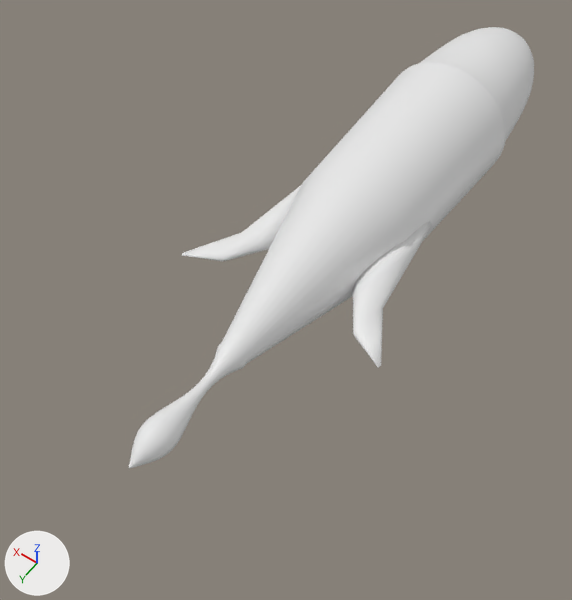
The glTF model frontend/public/fish211.glb, before and after one commit.
One viewpoint serves both versions: a 50 mm camera at (-4.56, 5.05, 9.93) aimed at (0.26, -1.7, -0.68). Arrows for +X, +Y and +Z are at lower left; the lights stay in place. The older version comes first. Vertices at exactly the same position are counted once.

The first picture shows 'Fish'.
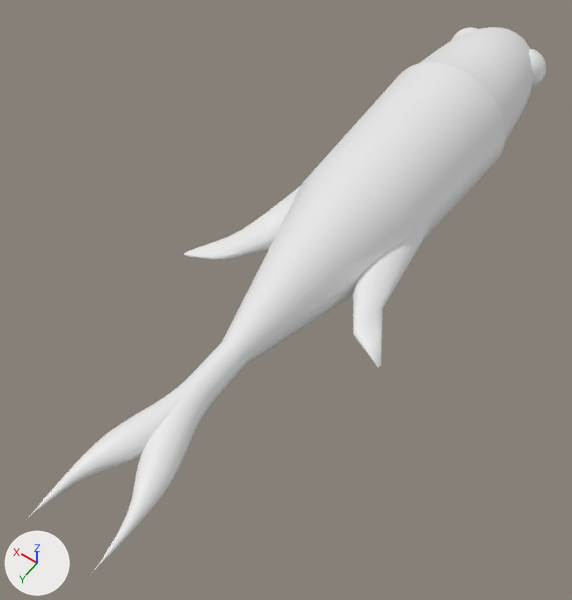
The change, as a list of edits to the scene's bpy script:
```text
Add mat_material_469:
    mat_material_469 = principled_material('Material.469')
    mat_material_469.base_color = (0.8, 0.0586, 0.0378)  # red #e74437
Add mat_tailmaterial_234:
    mat_tailmaterial_234 = principled_material('TailMaterial.234')
    mat_tailmaterial_234.base_color = (0.8, 0.8, 0.8)  # white #e7e7e7
Change me_headmesh2_098:
    used by ob_fish; location = (0.0, 0.0, 0.0)
    remove me_headmesh2_098.from_pydata(...)  # 4897 vertices, 9782 faces; spans x -1.92..1.92, y -9.6..2.34, z -1.25..1.25
    add me_headmesh2_098.from_pydata(...)  # 7334 vertices, 14526 faces; spans x -1.92..1.91, y -9.6..3.7, z -1.25..1.25
    me_headmesh2_098 part 1: a new loose piece of 482 vertices spanning x 0.22..1.03, y -9.14..-8.33, z -0.21..0.59
    me_headmesh2_098 part 2: a new loose piece of 482 vertices spanning x -1.03..-0.22, y -9.14..-8.33, z -0.21..0.59
    me_headmesh2_098 part 3: 3 vertices moved within x 1.03..1.91, y -3.02..-1.06, z 0.0..0.15; 1594 vertices removed from x -0.27..1.92, y -4.47..2.34, z -0.3..0.31; 3067 vertices added at x -0.63..1.87, y -4.45..3.7, z -0.31..0.32
    add me_headmesh2_098.materials.append(mat_material_469)  # red #e74437
    add me_headmesh2_098.materials.append(mat_tailmaterial_234)  # white #e7e7e7
```

Where the change shows, as pixel boxes (x1, y1, x2, y2) in the pictures (572 x 600 px; the box of a moved part takes in the faces that stretch with it):
'Fish', reshaped (28% wider, 24% taller)
    before: (129, 27, 534, 469)
    after: (26, 27, 546, 575)
part 1 of me_headmesh2_098, added (mostly hidden)
    after: (452, 27, 477, 40)
part 2 of me_headmesh2_098, added
    after: (529, 49, 546, 88)
part 3 of me_headmesh2_098, moved or reshaped
    before: (129, 185, 301, 469)
    after: (26, 186, 301, 575)
